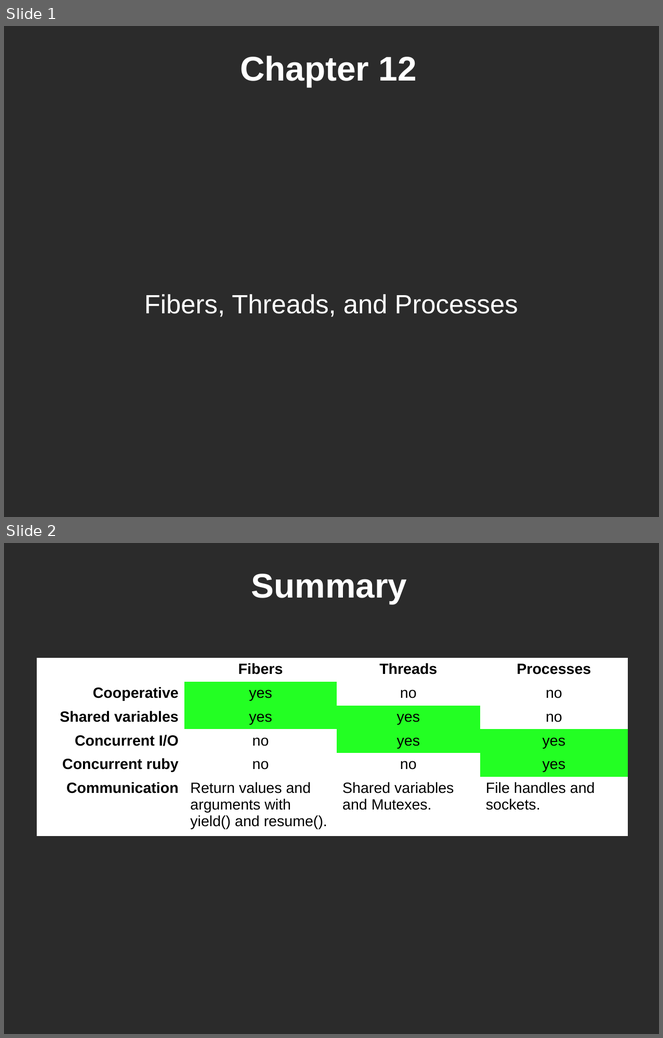
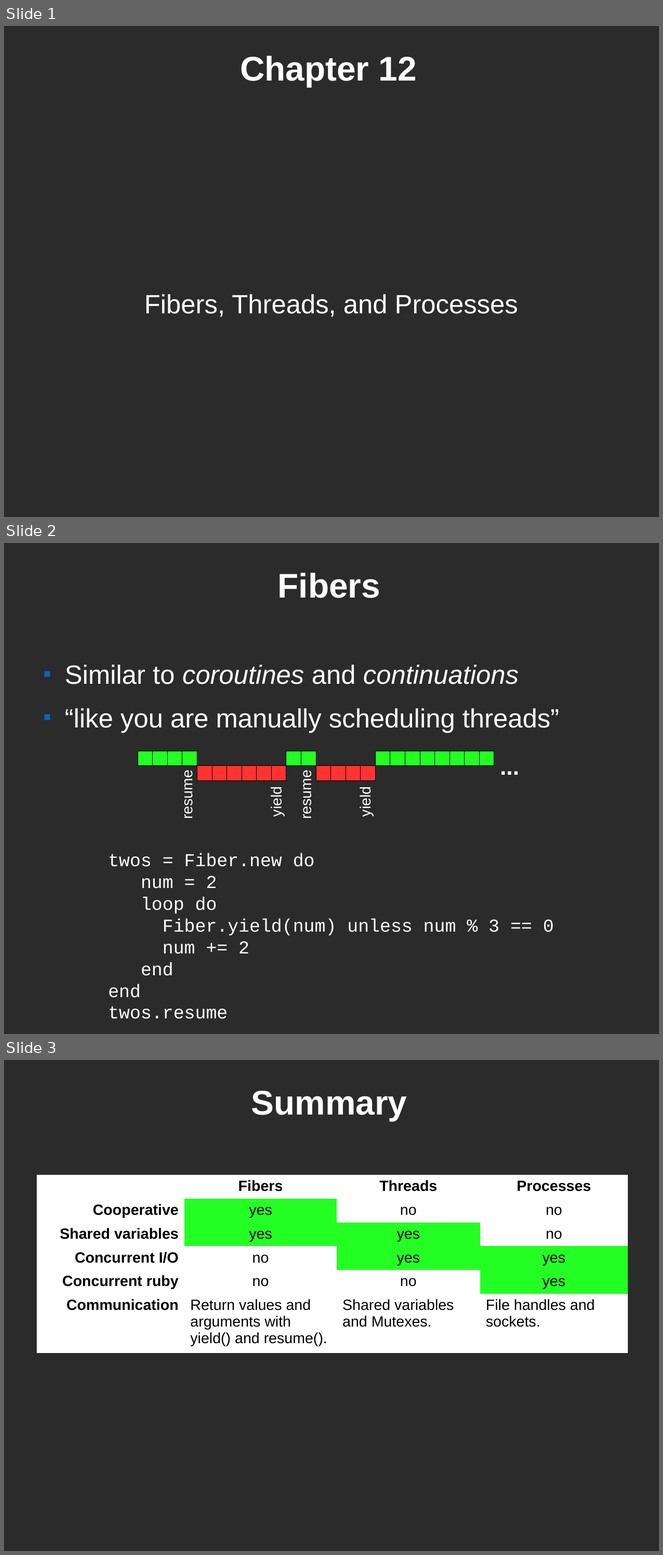
Before and after one commit to pdg137/concurrency-pres, a slide deck: concurrency.odp. Shown one above the other, each under a label of ours: slides 1 and 2 before the commit, slides 1, 2 and 3 after it. The pictures are 663x1038 and 663x1555 pixels, drawn with LibreOffice and Linux fonts; fonts in the diff are those of the drawing; background and template pictures are left out; a plain dark background stands for a picture behind light text. Boxes give left, top, right and bottom in pixels: in the first picture for what was removed or moved away, otherwise in the second. Text is boxed around its words. In the diff, an @@ line names an element or a change of style, - is before the commit and + after.

Commit message:
fibers slide and example

```diff
--- a/concurrency.odp
+++ b/concurrency.odp
@@ slide 2 added at (4, 543, 659, 1034), background picture (left out) @@
@@ title added at (278, 573, 380, 598), 41.4 pt, text #FFFFFF, bold @@
+Fibers
@@ text added at (65, 708, 559, 733), 32 pt, text #FFFFFF @@
+■ Similar to coroutines and continuations
+■ “like you are manually scheduling threads”
@@ group added at (138, 749, 526, 818): 24 rectangles, 5 texts @@
+...
+resume
+resume
+yield
+yield
@@ text added at (108, 854, 554, 1019), 22 pt, text #FFFFFF @@
+twos = Fiber.new do
+num = 2
+loop do
+Fiber.yield(num) unless num % 3 == 0
+num += 2
+end
+end
+twos.resume
@@ what was slide 2 is now slide 3 @@
```
Also in this commit, not shown: 1 other file.
